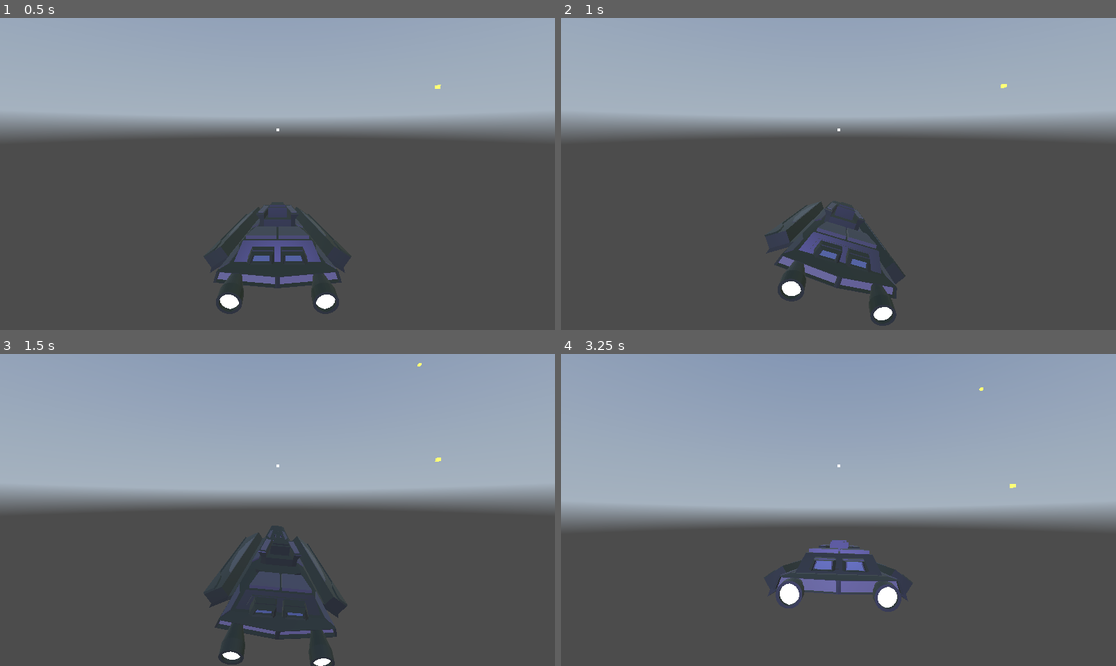
Above: before the commit, frames 1-4 (two rows, left to right).
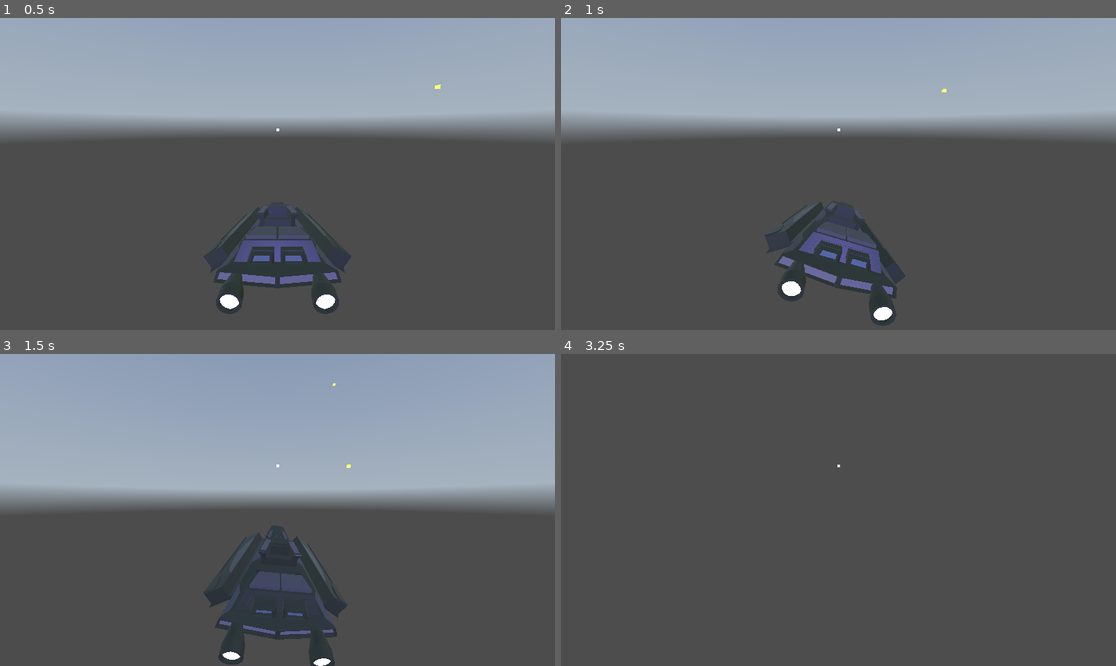
Above: after the commit, the same moments.

Repository: fixitman/g-multi
Game: Godot game, scene res://scenes/3d.tscn
Two runs of this game, one before a commit and one after it. Both use one fixed random seed, a clock stepped at 60 frames per second and the inputs below. The engine's default icon, where the game draws it, is replaced by a stand-in: a white triangle on a blue panel in a dark square. A sky picture missing from this copy of the repository is replaced by a grey-blue gradient.
Inputs (mouse positions are in pixels of both pictures, inside the frame that each line leads up to):
- Up to frame 1 (0.5 s): no input
- Up to frame 2 (1 s): tap Enter (ui_accept) at 0.5, 0.77 s; move the mouse to (960, 158) at 0.52 s; hold Right (right) from 0.53 s (still down); hold Shift (roll_only, bound only before the commit) from 0.53 s (still down); click (960, 158) at 0.67 s
- Up to frame 3 (1.5 s): move the mouse to (166, 525) at 1.27 s; release Right (right) at 1.28 s; release Shift (roll_only, bound only before the commit) at 1.28 s; hold Down (down) from 1.28 s (still down); tap Shift (roll_only, bound only before the commit) at 1.35 s; click (166, 525) at 1.42 s
- Up to frame 4 (3.25 s): tap Enter (ui_accept) at 1.52, 3.02 s; move the mouse to (894, 441) at 2.02 s; release Down (down) at 2.03 s; hold Right (right) 2.03-2.78 s; hold Shift (roll_only, bound only before the commit) 2.03-2.78 s; tap Space (shoot) at 2.1 s; click (894, 441) at 2.17 s; move the mouse to (810, 572) at 2.77 s; hold Up (up) from 2.78 s (still down); tap Shift (roll_only, bound only before the commit) at 2.85 s; click (810, 572) at 2.92 s

Frame 1 is identical in both runs. In frame 2, 0.3% of the frame differs, in the area x 48-81%, y 21-82%; in frame 3, less than 0.1%; in frame 4, 57%, in the area x 0-100%, y 0-82%.

Commit message:
added range finder script

Diff:
--- a/project.godot
+++ b/project.godot
@@ -32,30 +32,30 @@
 left={
 "deadzone": 0.2,
 "events": [Object(InputEventKey,"resource_local_to_scene":false,"resource_name":"","device":-1,"window_id":0,"alt_press …(195 unchanged characters)…
+, Object(InputEventKey,"resource_local_to_scene":false,"resource_name":"","device":-1,"window_id":0,"alt_pressed":false,"shift_pressed":false,"ctrl_pressed":false,"meta_pressed":false,"pressed":false,"keycode":0,"physical_keycode":65,"key_label":0,"unicode":97,"location":0,"echo":false,"script":null)
 ]
 }
 right={
 "deadzone": 0.2,
 "events": [Object(InputEventKey,"resource_local_to_scene":false,"resource_name":"","device":-1,"window_id":0,"alt_press …(195 unchanged characters)…
+, Object(InputEventKey,"resource_local_to_scene":false,"resource_name":"","device":-1,"window_id":0,"alt_pressed":false,"shift_pressed":false,"ctrl_pressed":false,"meta_pressed":false,"pressed":false,"keycode":0,"physical_keycode":68,"key_label":0,"unicode":100,"location":0,"echo":false,"script":null)
 ]
 }
 up={
 "deadzone": 0.2,
 "events": [Object(InputEventKey,"resource_local_to_scene":false,"resource_name":"","device":-1,"window_id":0,"alt_press …(195 unchanged characters)…
+, Object(InputEventKey,"resource_local_to_scene":false,"resource_name":"","device":-1,"window_id":0,"alt_pressed":false,"shift_pressed":false,"ctrl_pressed":false,"meta_pressed":false,"pressed":false,"keycode":0,"physical_keycode":87,"key_label":0,"unicode":119,"location":0,"echo":false,"script":null)
 ]
 }
 down={
 "deadzone": 0.2,
 "events": [Object(InputEventKey,"resource_local_to_scene":false,"resource_name":"","device":-1,"window_id":0,"alt_press …(195 unchanged characters)…
-]
-}
-roll_only={
-"deadzone": 0.2,
-"events": [Object(InputEventKey,"resource_local_to_scene":false,"resource_name":"","device":-1,"window_id":0,"alt_pressed":false,"shift_pressed":false,"ctrl_pressed":false,"meta_pressed":false,"pressed":false,"keycode":0,"physical_keycode":4194325,"key_label":0,"unicode":0,"location":0,"echo":false,"script":null)
+, Object(InputEventKey,"resource_local_to_scene":false,"resource_name":"","device":-1,"window_id":0,"alt_pressed":false,"shift_pressed":false,"ctrl_pressed":false,"meta_pressed":false,"pressed":false,"keycode":0,"physical_keycode":83,"key_label":0,"unicode":115,"location":0,"echo":false,"script":null)
 ]
 }
 shoot={
 "deadzone": 0.2,
 "events": [Object(InputEventKey,"resource_local_to_scene":false,"resource_name":"","device":-1,"window_id":0,"alt_press …(191 unchanged characters)…
+, Object(InputEventMouseButton,"resource_local_to_scene":false,"resource_name":"","device":-1,"window_id":0,"alt_pressed":false,"shift_pressed":false,"ctrl_pressed":false,"meta_pressed":false,"button_mask":0,"position":Vector2(0, 0),"global_position":Vector2(0, 0),"factor":1.0,"button_index":2,"canceled":false,"pressed":false,"double_click":false,"script":null)
 ]
 }
--- a/scenes/3d.tscn
+++ b/scenes/3d.tscn
@@ -1,9 +1,10 @@
-[gd_scene load_steps=8 format=3 uid="uid://dwwli35jc271j"]
+[gd_scene load_steps=9 format=3 uid="uid://dwwli35jc271j"]
 
 [ext_resource type="Script" uid="uid://78assgvhgbky" path="res://scripts/3d.gd" id="1_yhftu"]
 [ext_resource type="Texture2D" uid="uid://dihtll7hm60fm" path="res://assets/panorama_image.png" id="2_yhftu"]
 [ext_resource type="PackedScene" uid="uid://dq41chvo0vfme" path="res://scenes/ship.tscn" id="3_ix6ec"]
 [ext_resource type="PackedScene" uid="uid://d23wigjk32nb3" path="res://scenes/hud.tscn" id="4_yhftu"]
+[ext_resource type="Script" uid="uid://dabm8u601djih" path="res://scripts/range_finder.gd" id="5_kyai6"]
 
 [sub_resource type="PanoramaSkyMaterial" id="PanoramaSkyMaterial_kyai6"]
 panorama = ExtResource("2_yhftu")
@@ -33,5 +34,9 @@
 
 [node name="ship" parent="." instance=ExtResource("3_ix6ec")]
 unique_name_in_owner = true
+transform = Transform3D(1, 0, 0, 0, 1, 0, 0, 0, 1, 0, 0, 0)
+
+[node name="Range_Finder" type="Node3D" parent="ship"]
+script = ExtResource("5_kyai6")
 
 [node name="Control" parent="." instance=ExtResource("4_yhftu")]
--- a/scenes/box.tscn
+++ b/scenes/box.tscn
@@ -10,18 +10,19 @@
 
 [sub_resource type="BoxMesh" id="BoxMesh_g2tbl"]
 material = SubResource("StandardMaterial3D_oyhfb")
+size = Vector3(25, 25, 25)
 
 [sub_resource type="BoxShape3D" id="BoxShape3D_oq5cr"]
+size = Vector3(25, 25, 25)
 
 [node name="Box" type="Area3D"]
 script = ExtResource("1_3inec")
 
 [node name="MeshInstance3D" type="MeshInstance3D" parent="."]
-transform = Transform3D(25, 0, 0, 0, 25, 0, 0, 0, 25, 0, 0, 0)
 mesh = SubResource("BoxMesh_g2tbl")
 
 [node name="CollisionShape3D" type="CollisionShape3D" parent="."]
-transform = Transform3D(50, 0, 0, 0, 50, 0, 0, 0, 50, 0, 0, 0)
 shape = SubResource("BoxShape3D_oq5cr")
 
+[connection signal="area_entered" from="." to="." method="_on_area_entered"]
 [connection signal="body_entered" from="." to="." method="_on_body_entered"]
--- a/scenes/bullet.tscn
+++ b/scenes/bullet.tscn
@@ -18,7 +18,7 @@
 radius = 0.25
 height = 1.0
 
-[node name="Bullet" type="CharacterBody3D"]
+[node name="Bullet" type="Area3D"]
 script = ExtResource("1_mkf8s")
 
 [node name="mesh" type="MeshInstance3D" parent="."]
@@ -36,15 +36,10 @@
 transform = Transform3D(1, 0, 0, 0, -4.37114e-08, 1, 0, -1, -4.37114e-08, 0, 0, 0)
 shape = SubResource("CapsuleShape3D_l5glv")
 
-[node name="hitbox" type="Area3D" parent="."]
-
-[node name="CollisionShape3D2" type="CollisionShape3D" parent="hitbox"]
-transform = Transform3D(1, 0, 0, 0, -4.37114e-08, 1, 0, -1, -4.37114e-08, 0, 0, 0)
-shape = SubResource("CapsuleShape3D_l5glv")
-
 [node name="Die_Timer" type="Timer" parent="."]
-wait_time = 10.0
+wait_time = 5.0
 one_shot = true
 autostart = true
 
+[connection signal="body_entered" from="." to="." method="_on_body_entered"]
 [connection signal="timeout" from="Die_Timer" to="." method="_on_die_timer_timeout"]
--- a/scenes/ship.tscn
+++ b/scenes/ship.tscn
@@ -7,6 +7,7 @@
 size = Vector3(18, 10, 30)
 
 [node name="ship" type="CharacterBody3D"]
+transform = Transform3D(25, 0, 0, 0, 25, 0, 0, 0, 25, 0, 0, 0)
 script = ExtResource("1_2gnfn")
 
 [node name="visual" type="Node3D" parent="."]
--- a/scripts/box.gd
+++ b/scripts/box.gd
@@ -14,3 +14,8 @@
 func _on_body_entered(body):
 	queue_free()
 	pass # Replace with function body.
+
+
+func _on_area_entered(area):
+	queue_free()
+	pass # Replace with function body.
--- a/scripts/bullet.gd
+++ b/scripts/bullet.gd
@@ -1,14 +1,14 @@
-extends CharacterBody3D
+extends Area3D
 
 
-@export var SPEED = 1000
+@export var SPEED = 5000
 @onready var mesh = $mesh
 
 
 
 func _physics_process(delta):
+	global_position += -transform.basis.z * SPEED * delta
 
-	global_position += -transform.basis.z * SPEED * delta
 
 func set_color(c:Color):
 	var m: StandardMaterial3D = $mesh.get_active_material(0)
@@ -17,5 +17,10 @@
 
 
 func _on_die_timer_timeout():
-	#queue_free()
+	queue_free()
 	pass
+
+
+func _on_body_entered(body):
+	queue_free()
+	pass # Replace with function body.
--- /dev/null
+++ b/scripts/range_finder.gd
@@ -0,0 +1,30 @@
+extends Node3D
+
+var mouse_pos = Vector2()
+const DISTANCE = 1000000
+
+func _input(event):
+	if event is InputEventMouseMotion:
+		mouse_pos = event.position
+	if event is InputEventMouseButton:
+		if not event.pressed and event.button_index == MOUSE_BUTTON_LEFT:
+			get_mouse_world_pos(mouse_pos)
+
+
+func get_mouse_world_pos(mouse: Vector2):
+	var space = get_world_3d().direct_space_state
+	var start = get_viewport().get_camera_3d().project_ray_origin(mouse)
+	var end = start + get_viewport().get_camera_3d().project_ray_normal(mouse) * DISTANCE
+	var params = PhysicsRayQueryParameters3D.new()
+	params.from = start
+	params.to = end
+	params.collide_with_areas = true
+	params.collide_with_bodies = true
+	var result = space.intersect_ray(params)
+	if result:
+		print(result)
+		var point: Vector3 = result.position
+		var mypos = global_position
+		var distance = mypos.distance_to(point)
+		print("distance: ", distance)
+		result.collider.queue_free()
Not shown, added: scripts/range_finder.gd.uid
Not shown, removed: win/dfsg.zip
